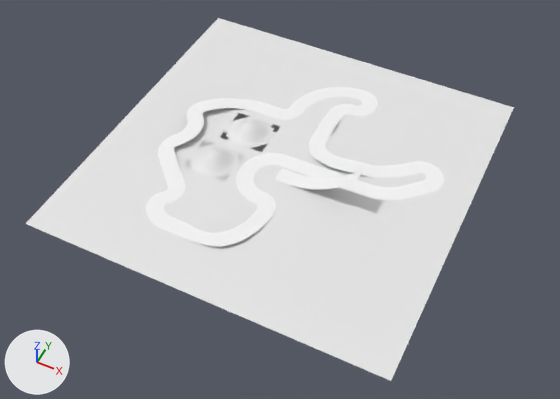
Two versions of the glTF model tbd_project_name/static/environment/road/track01_road.gltf, one commit apart.
Rendered twice from a 50 mm lens placed at (932.0, -2334.0, 2630.0), pointed at (-164.0, -143.0, -110.0). Every picture has the same lights, and +X, +Y and +Z are marked at lower left. Vertices at the same position are counted once.

In view in the first picture: 'dirt', 'road.005', 'road_long00.002', 'road_long00.003', 'road_long45.002', 'road_long90.003', 'road_long90.004', 'road_mid00.004', 'road_mid90.005', 'road_mid90.006', 'road_mid90.007', 'road_mid90.008'.
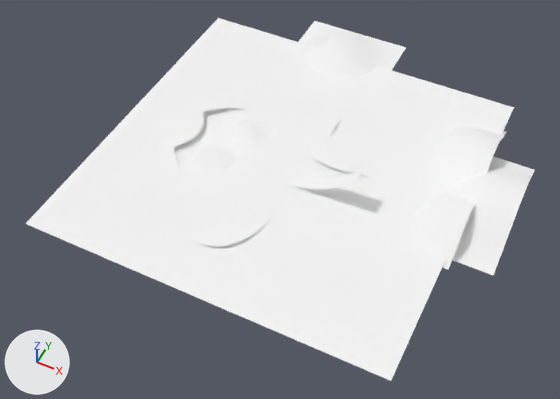
Pixel boxes (x1, y1, x2, y2) of what changed, in the pictures (560 x 399 px):
'dirt', reshaped
    before: (26, 18, 514, 381)
    after: (26, 18, 534, 381)
part 1 of me_plane, added
    after: (298, 21, 406, 79)
part 2 of me_plane, added
    after: (435, 127, 506, 181)
part 3 of me_plane, added
    after: (414, 193, 475, 269)
part 4 of me_plane, added
    after: (452, 156, 534, 275)
part 5 of me_plane, recoloured
    both: (26, 18, 514, 381)

Edits to the bpy script that builds the scene:
```text
Add mat_material_001:
    mat_material_001 = principled_material('Material.001')
    mat_material_001.base_color = (1.0, 1.0, 1.0)  # white #ffffff
    mat_material_001.metallic = 1.0
    mat_material_001.roughness = 1.0
Change me_plane:
    used by ob_dirt; location = (0.0, 0.0, 0.0)
    remove me_plane.from_pydata(...)  # 244 vertices, 398 faces; spans x -1061.0..661.0, y -862.0..861.0, z -1.0..47.0
    add me_plane.from_pydata(...)  # 584 vertices, 938 faces; spans x -1061.0..866.0, y -862.0..1102.0, z -27.0..136.0
    me_plane part 1: the loose piece of 120 vertices spanning x -567.0..-335.0, y 2.0..203.0, z 0.0..47.0 is copied, and the copy is scaled about its middle by 2.39, then moved by (167.0, 759.0, 19.0), in mat_material_001 (white #ffffff); it spans x -563.0..-5.0, y 620.0..1102.0, z -14.0..99.0
    me_plane part 2: a new loose piece of 80 vertices spanning x 320.0..675.0, y 200.0..681.0, z -14.0..99.0, in mat_material_001 (white #ffffff)
    me_plane part 3: a new loose piece of 70 vertices spanning x 383.0..688.0, y -257.0..225.0, z -14.0..99.0, in mat_material_001 (white #ffffff)
    me_plane part 4: a new loose piece of 70 vertices spanning x 429.0..866.0, y -192.0..500.0, z -27.0..136.0, in mat_material_001 (white #ffffff)
    me_plane part 5: 398 faces spanning x -1061.0..661.0, y -862.0..861.0, z -1.0..46.0 switch from no material to mat_material_001 (white #ffffff)
```
